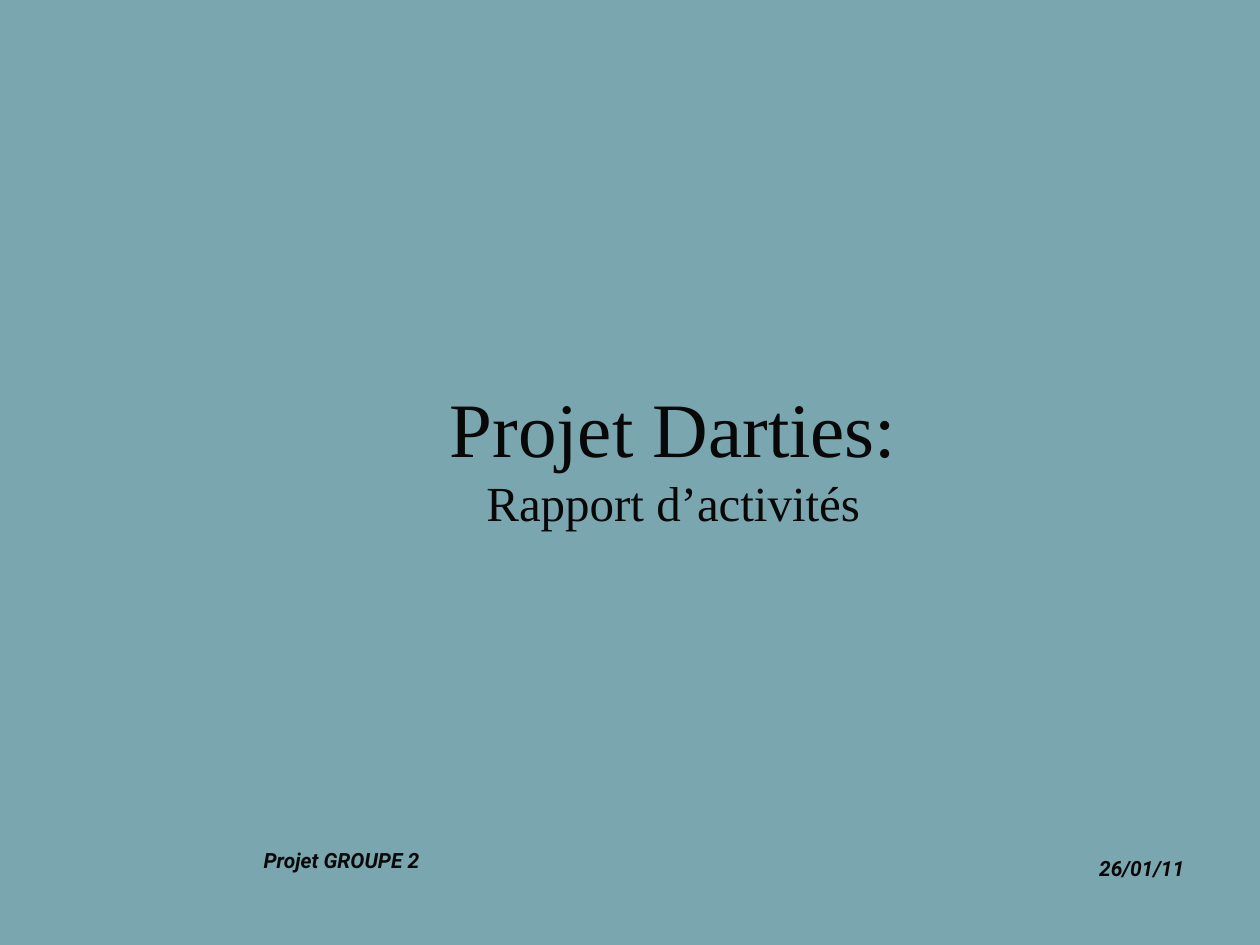
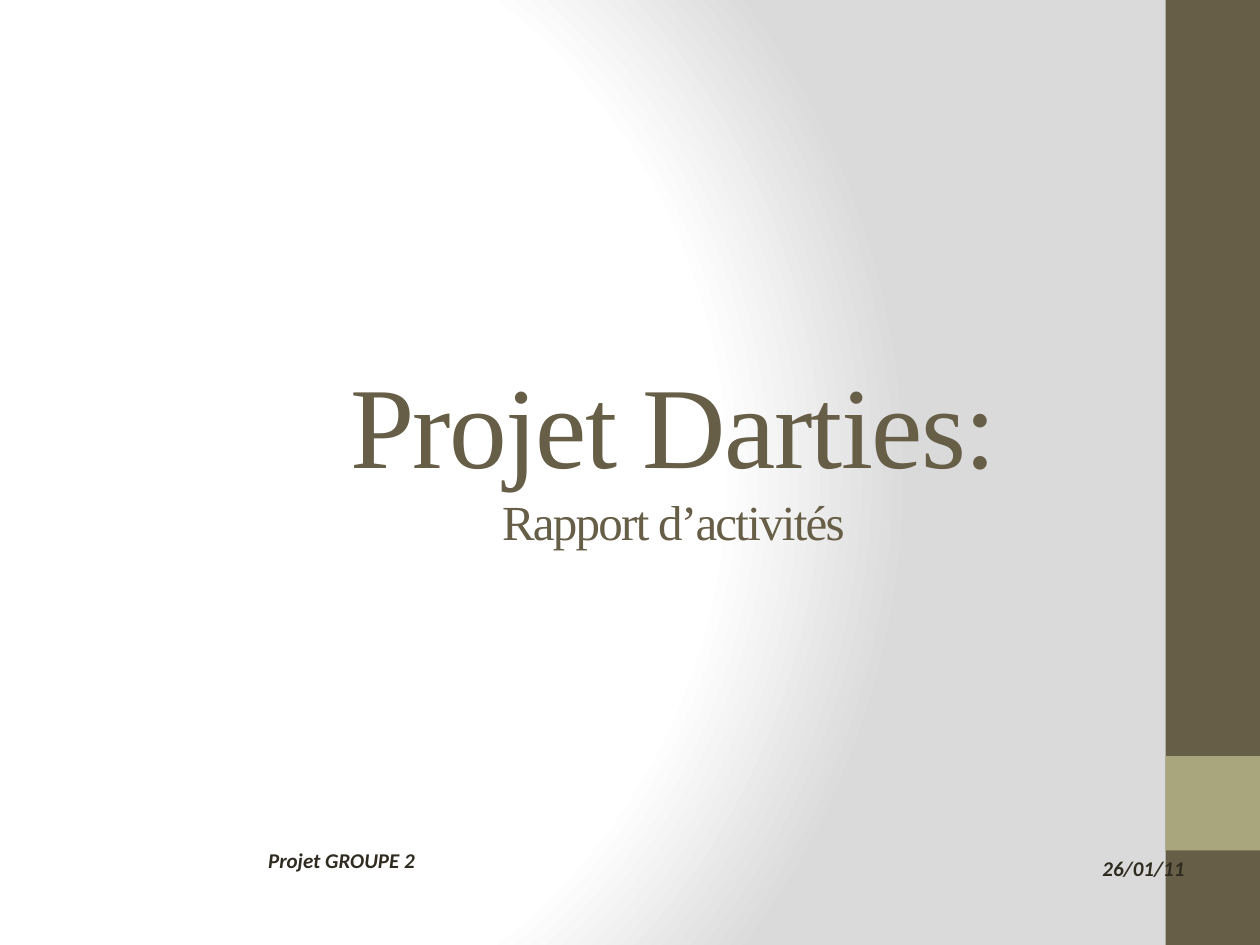
Before and after one commit to lobtec/dartiesgroupe2, a slide deck: slide 1 of PROJET/Presentation/PRE_26-01-11.pptx. Drawn at 1260x945 pixels with LibreOffice and Linux fonts; fonts in the diff are those of the drawing; background and template pictures are left out. Boxes give left, top, right and bottom in pixels: in the first picture for what was removed or moved away, otherwise in the second. Text is boxed around its words. In the diff, an @@ line names an element or a change of style, - is before the commit and + after.

```diff
--- a/PROJET/Presentation/PRE_26-01-11.pptx
+++ b/PROJET/Presentation/PRE_26-01-11.pptx
@@ background picture (left out) to gradient #FFFFFF to #DADADA @@
@@ rectangle added at (1166,0,1260,945), fill #675E47 @@
@@ title "Projet Darties: Rapport d’activités" at (350,391,996,550): size 44 to 66 pt in "Projet Darties:"; text colour #080808 to #675E47, letter spacing 0 to -1 pt; vertical alignment middle to bottom @@
@@ rectangle added at (1166,756,1260,850), fill #A9A57C @@
@@ text "Projet GROUPE 2" at (268,853,415,872): font Roboto to Calibri, text colour #080808 to #2F2B20 @@
@@ text "26/01/11" at (1102,858,1184,882): font Roboto to Calibri, text colour #080808 to #2F2B20 @@
```
Also in this commit, not shown: 2 other slides changed, 6 slides added.
